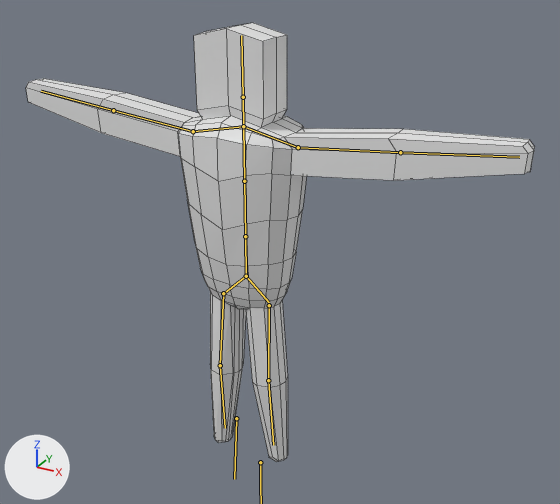
What one commit did to the Blender file Assets/Models/Player/Blender/new_model.blend.
Before and after are seen from a camera (50 mm lens) standing at (6.13, -9.95, 8.92) and looking at (0.74, -0.15, 4.02). Every picture has the same lights, and +X, +Y and +Z are marked at lower left. The bones that bend it are drawn over the model as lines. Mesh edges are drawn as thin lines.
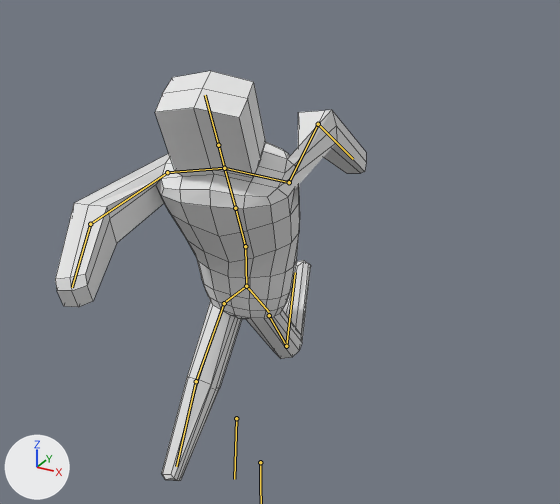
The newer file adds an action. The first version stands in its rest pose; the second is drawn at frame 1 of the action 'ParriedPunch'.

Pixel boxes (x1, y1, x2, y2) of what changed, in the pictures (560 x 504 px):
'Cube', posed (39% narrower, 7% shorter): before (26, 23, 535, 462); after (55, 71, 366, 481)
bone 'Pelvis', root to tip: before (246, 276) to (245, 236); after (246, 286) to (245, 246)
bone 'Thigh_L', root to tip: before (269, 305) to (268, 380); after (269, 315) to (286, 346)
bone 'Leg_L', root to tip: before (268, 380) to (273, 445); after (286, 346) to (295, 272)
bone 'Thigh_R', root to tip: before (223, 293) to (220, 365); after (224, 303) to (196, 381)
bone 'Leg_R', root to tip: before (220, 365) to (225, 428); after (196, 381) to (176, 466)
bone 'Spine', root to tip: before (245, 236) to (244, 181); after (245, 246) to (235, 208)
bone 'UpperArm_L', root to tip: before (298, 147) to (400, 152); after (289, 182) to (318, 124)
bone 'LowerArm_L', root to tip: before (400, 152) to (519, 157); after (318, 124) to (353, 159)
bone 'UpperArm_R', root to tip: before (193, 131) to (113, 110); after (167, 172) to (90, 224)
bone 'LowerArm_R', root to tip: before (113, 110) to (41, 91); after (90, 224) to (72, 287)

The change in detail:
Bone 'Pelvis' (bone_pelvis) moves from (0.0, 0.0, 0.0) to (0.0, -0.18, 0.0).
Bone 'Thigh_L' (bone_thigh_l) turns from (0, 0, 0) to (-8, -13, 44) degrees about its own x, y and z.
Bone 'Leg_L' (bone_leg_l) turns from (0, 0, 0) to (-1, -1, 91) degrees about its own x, y and z.
Bone 'Thigh_R' (bone_thigh_r) turns from (0, 0, 0) to (-1, 1, 41) degrees about its own x, y and z.
Bone 'Leg_R' (bone_leg_r) turns from (0, 0, 0) to (1, 1, -3) degrees about its own x, y and z.
Bone 'Spine' (bone_spine) turns from (0, 0, 0) to (28, 13, 0) degrees about its own x, y and z.
Bone 'UpperArm_L' (bone_upperarm_l) turns from (0, 0, 0) to (-79, 0, -85) degrees about its own x, y and z.
Bone 'LowerArm_L' (bone_lowerarm_l) turns from (0, 0, 0) to (54, -3, 0) degrees about its own x, y and z.
Bone 'UpperArm_R' (bone_upperarm_r) turns from (0, 0, 0) to (72, 17, 9) degrees about its own x, y and z.
Bone 'LowerArm_R' (bone_lowerarm_r) turns from (0, 0, 0) to (39, 3, 0) degrees about its own x, y and z.
